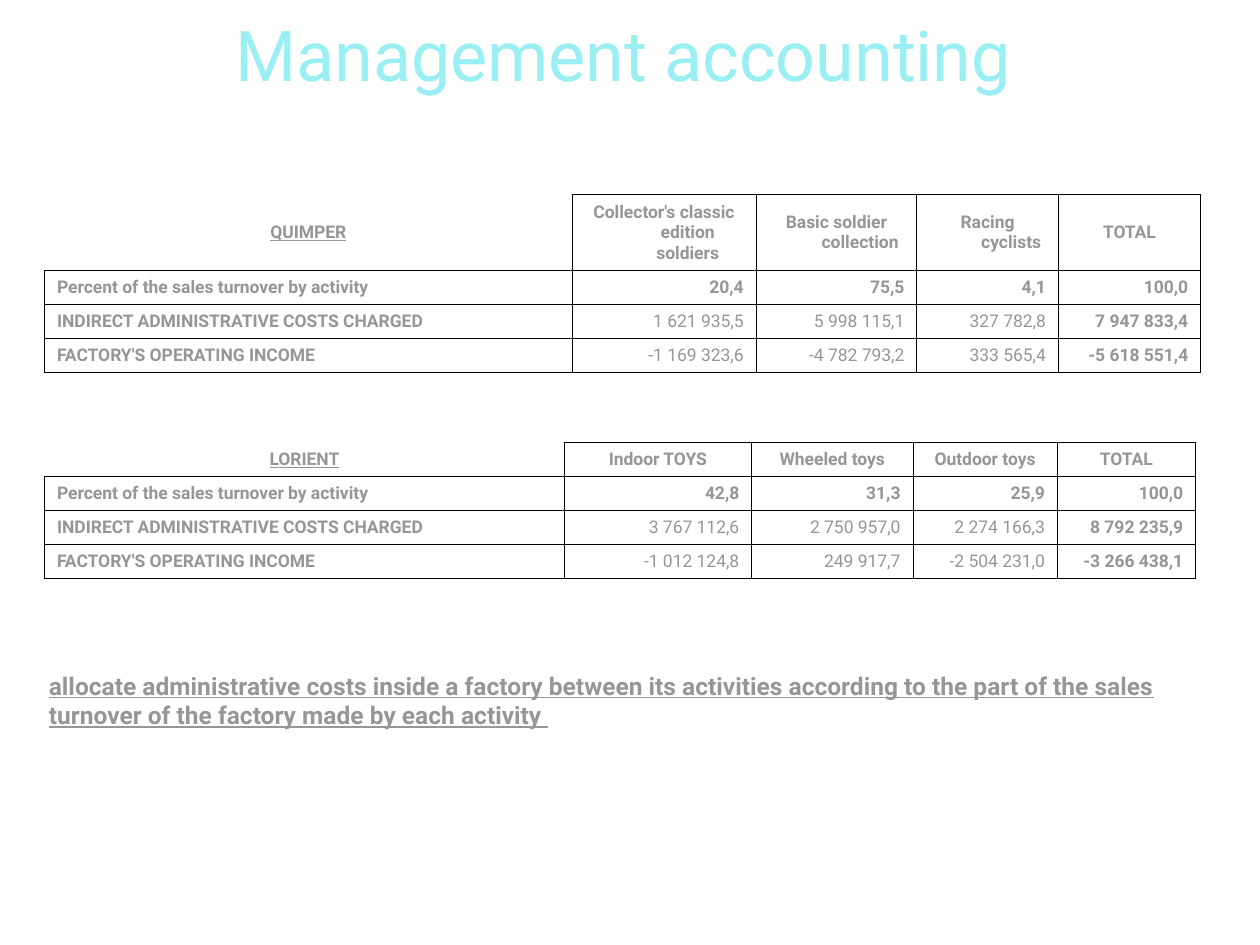
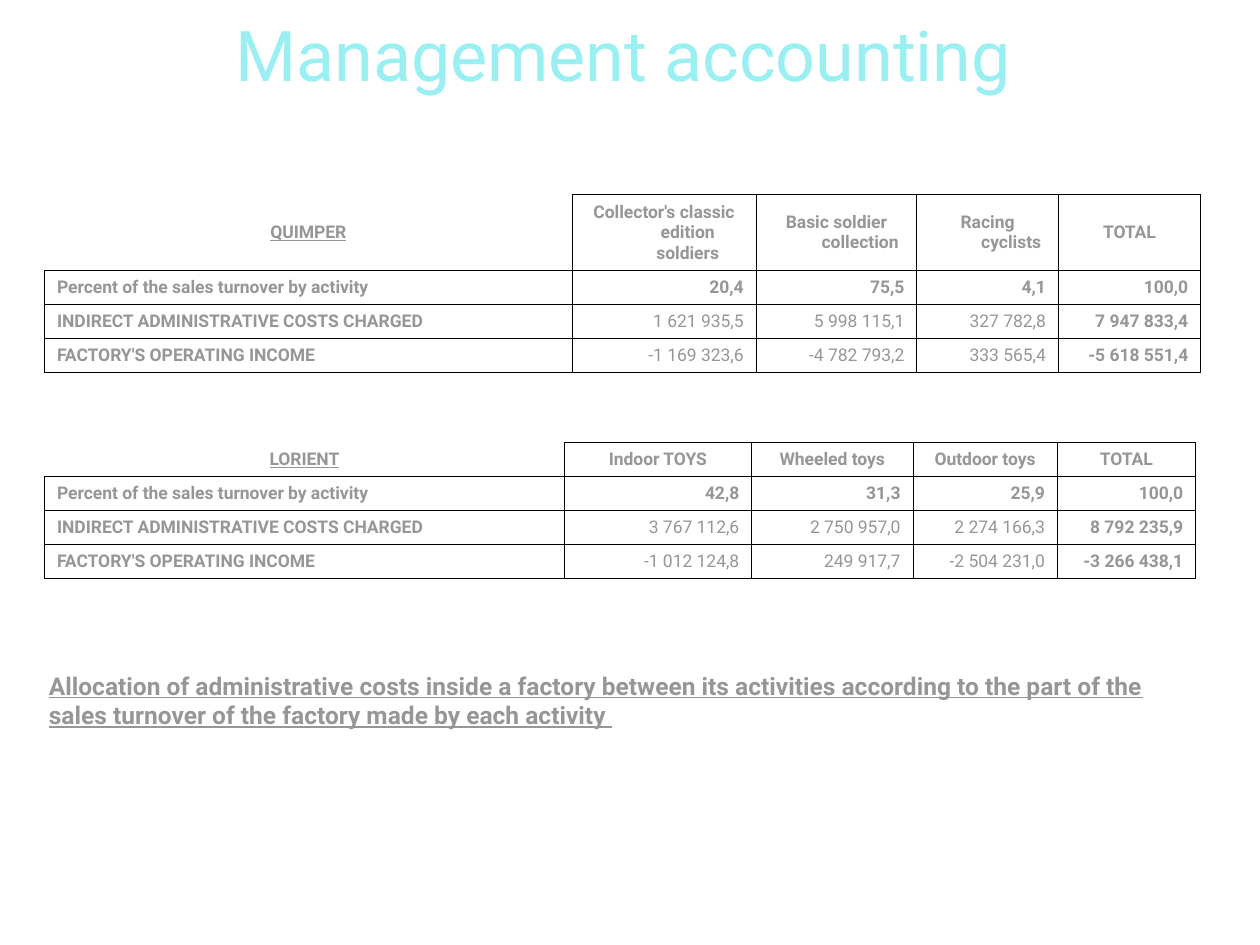
Before and after one commit to pngames/pavillon-noir, a slide deck: slide 6 of .others/tertiaire/tertiaire_finance.ppt. Drawn at 1260x945 pixels with LibreOffice and Linux fonts; fonts in the diff are those of the drawing; background and template pictures are left out. Boxes give left, top, right and bottom in pixels: in the first picture for what was removed or moved away, otherwise in the second. Text is boxed around its words. In the diff, an @@ line names an element or a change of style, - is before the commit and + after.

```diff
--- a/.others/tertiaire/tertiaire_finance.ppt
+++ b/.others/tertiaire/tertiaire_finance.ppt
@@ text at (x1=49, y1=676, x2=1141, y2=729): text changed @@
-allocate administrative costs inside a factory between its activities according to the part of the sales turnover of the factory made by each activity
+Allocation of administrative costs inside a factory between its activities according to the part of the sales turnover of the factory made by each activity
```
Also in this commit, not shown: 9 other slides changed.
